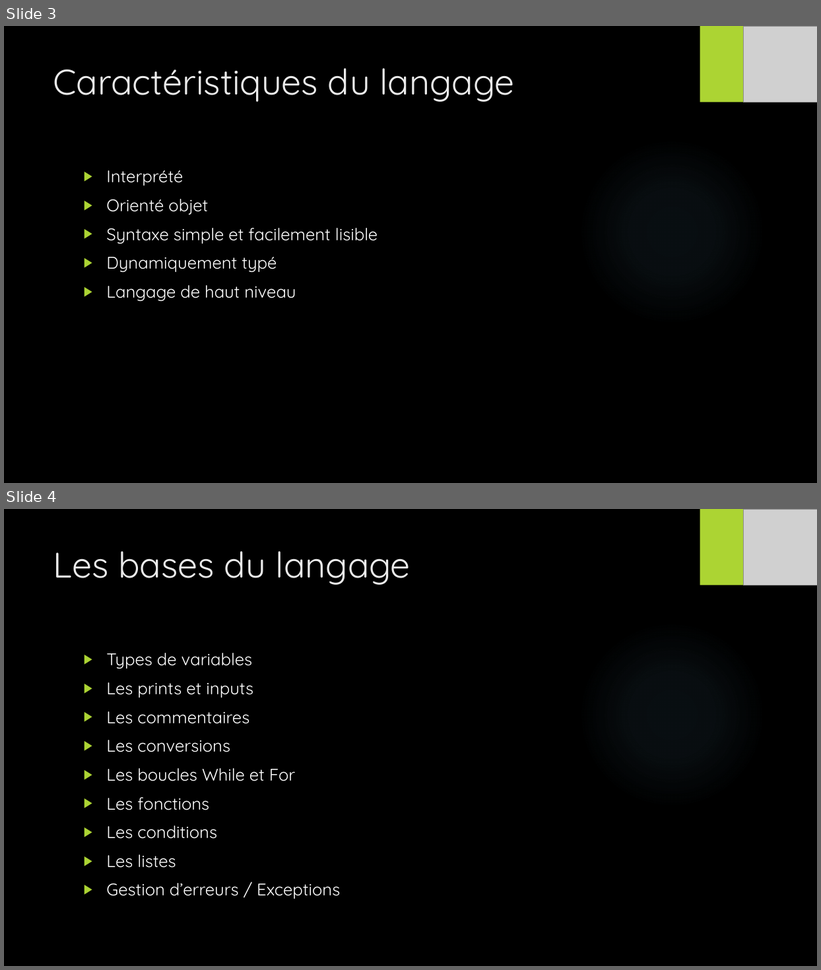
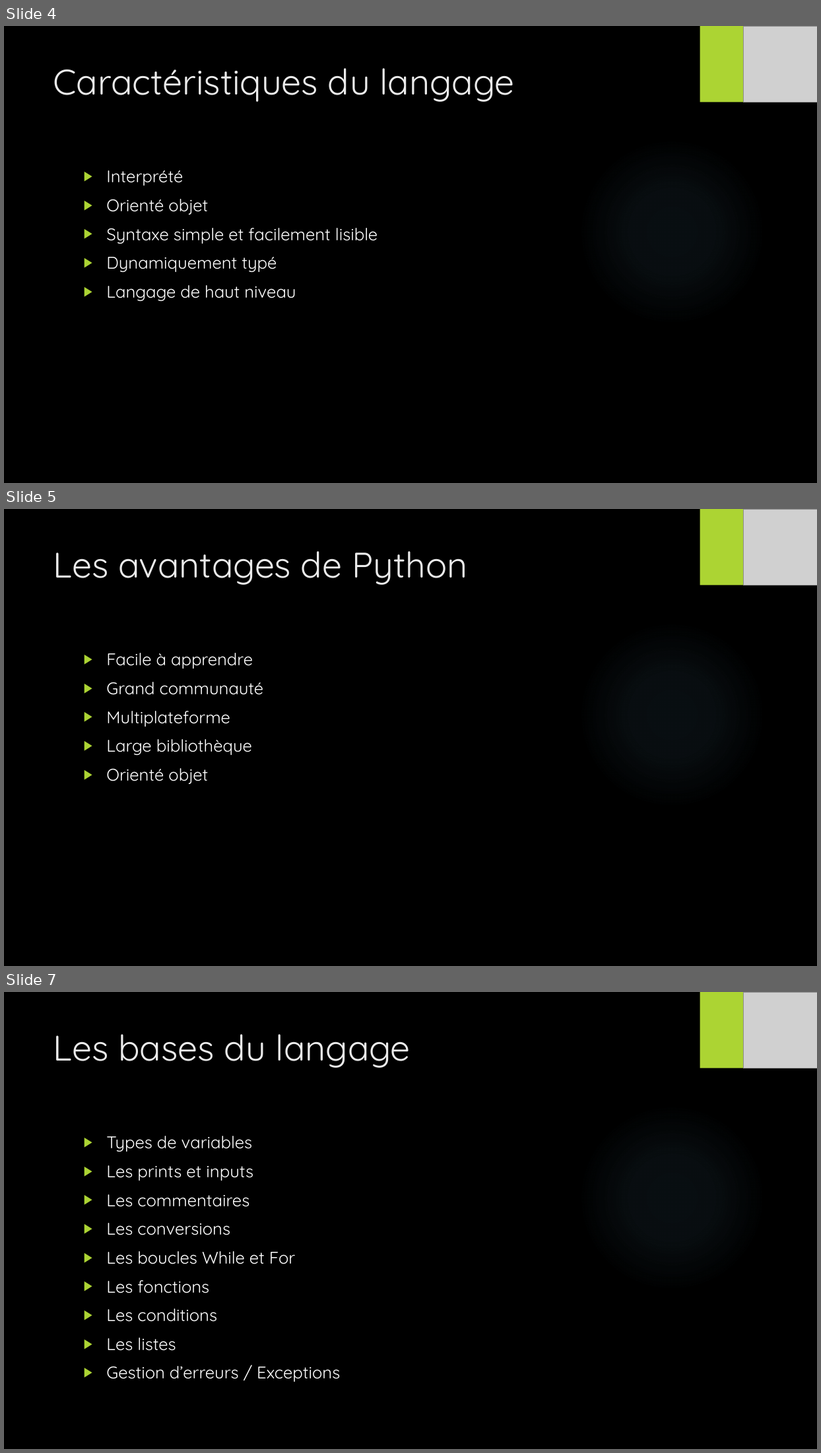
Before and after one commit to At0micTurtle/App_Bourse, a slide deck: Présentation Python.pptx. Shown one above the other, each under a label of ours: slides 3 and 4 before the commit, slides 4, 5 and 7 after it; the slides between them are not shown. The pictures are 821x970 and 821x1453 pixels, drawn with LibreOffice and Linux fonts; fonts in the diff are those of the drawing; grey boxes stand for pictures; background and template pictures are left out. Boxes give left, top, right and bottom in pixels: in the first picture for what was removed or moved away, otherwise in the second. Text is boxed around its words. In the diff, an @@ line names an element or a change of style, - is before the commit and + after.

```diff
--- a/Présentation Python.pptx
+++ b/Présentation Python.pptx
@@ slide 5 added at (4, 509, 817, 966), background picture (left out); not listed: 2 template elements that a slide beside it also shows @@
@@ picture added at (743, 509, 817, 586) @@
@@ title added at (54, 551, 467, 585), 42 pt, text #EBEBEB @@
+Les avantages de Python
@@ text added at (106, 653, 264, 784), 20 pt, text #FFFFFF @@
+▶ Facile à apprendre
+▶ Grand communauté
+▶ Multiplateforme
+▶ Large bibliothèque
+▶ Orienté objet
@@ what was slide 3 is now slide 4 @@
@@ what was slide 4 is now slide 7 @@
```
Also in this commit, not shown: 3 slides changed, 2 other slides added, 5 slides removed.
